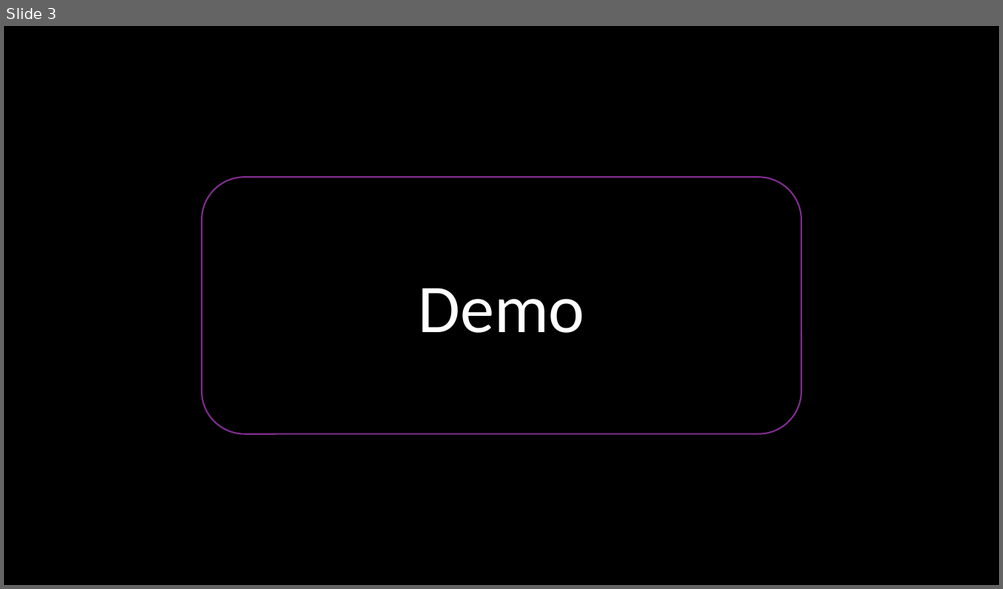
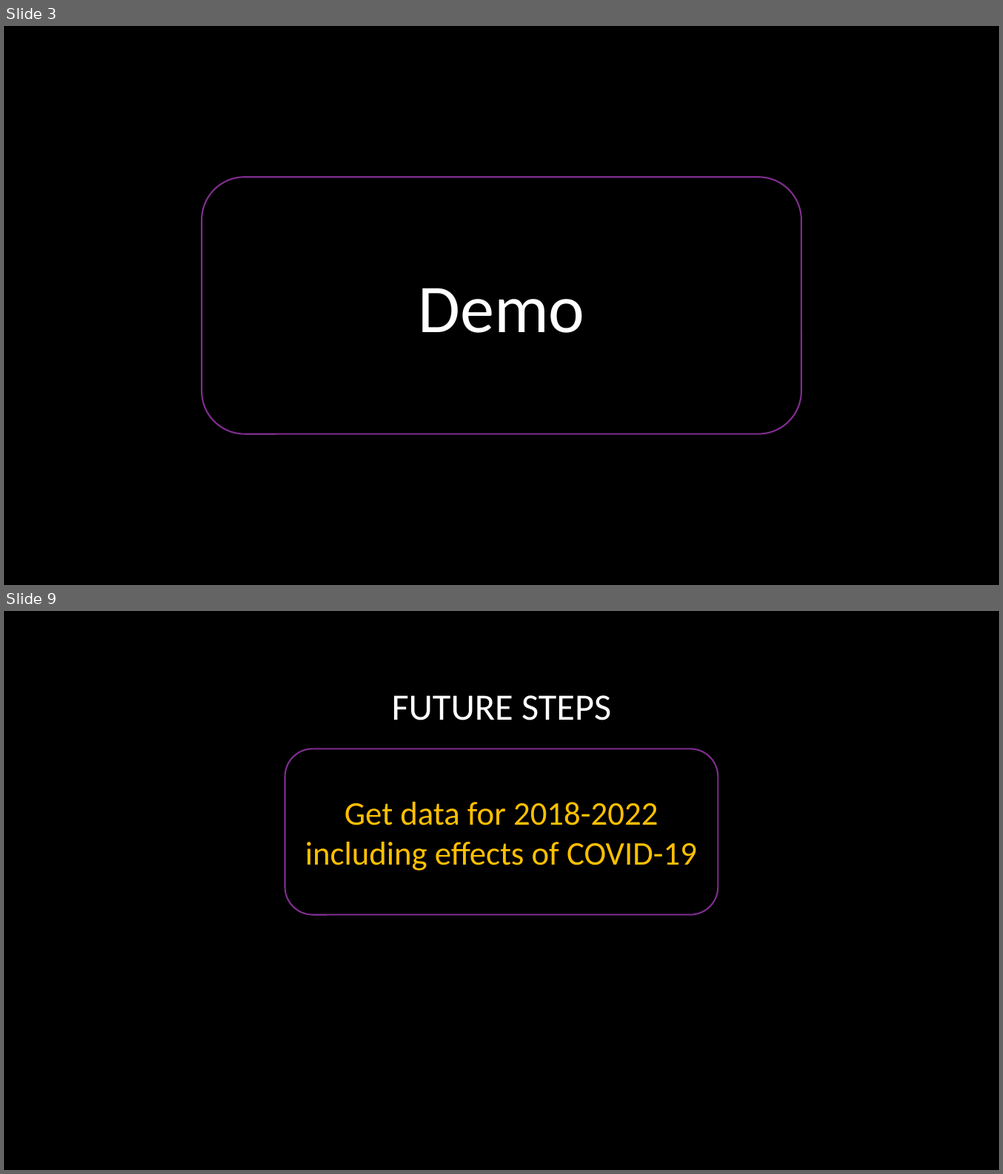
Before and after one commit to shriparna/us-mortality-stats, a slide deck: Presentation/project_03_group_04.pptx. Shown one above the other, each under a label of ours: slide 3 before the commit, slides 3 and 9 after it; the slides between them are not shown. The pictures are 1003x589 and 1003x1174 pixels, drawn with LibreOffice and Linux fonts; fonts in the diff are those of the drawing; background and template pictures are left out. Boxes give left, top, right and bottom in pixels: in the first picture for what was removed or moved away, otherwise in the second. Text is boxed around its words. In the diff, an @@ line names an element or a change of style, - is before the commit and + after.

```diff
--- a/Presentation/project_03_group_04.pptx
+++ b/Presentation/project_03_group_04.pptx
@@ slide 9 added at [4,611,999,1170], background picture (left out) @@
@@ title added at [392,695,611,721], 36 pt, text #FFFFFF @@
+FUTURE STEPS
@@ rounded rectangle added at [285,749,718,915], outline #7F2E8F 1.5 pt, 32 pt, text #FFC000 @@
+Get data for 2018-2022 including effects of COVID-19
```
Also in this commit, not shown: 1 slide changed, 5 other slides added, 1 slide removed, 5 other files.
